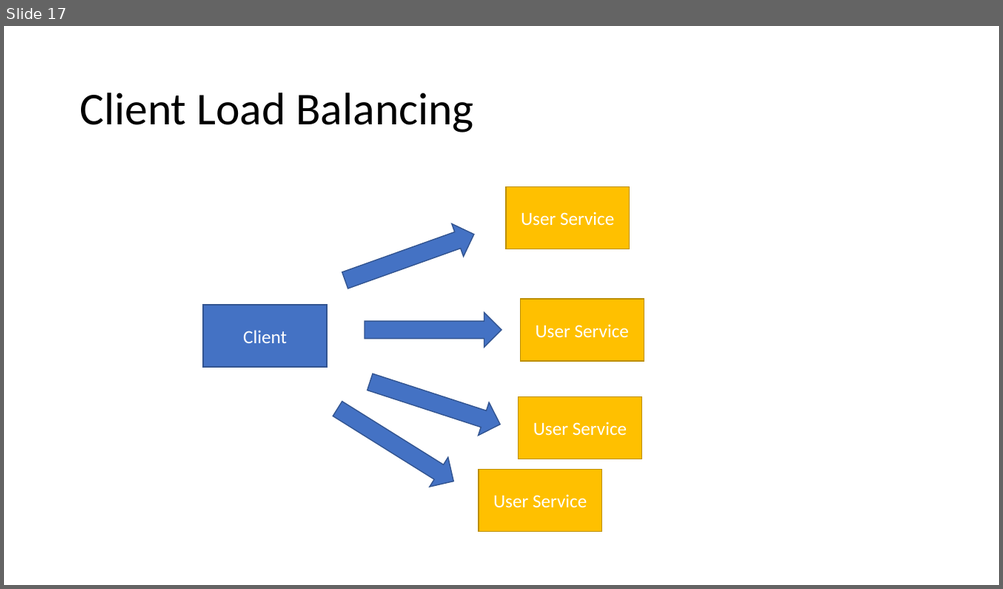
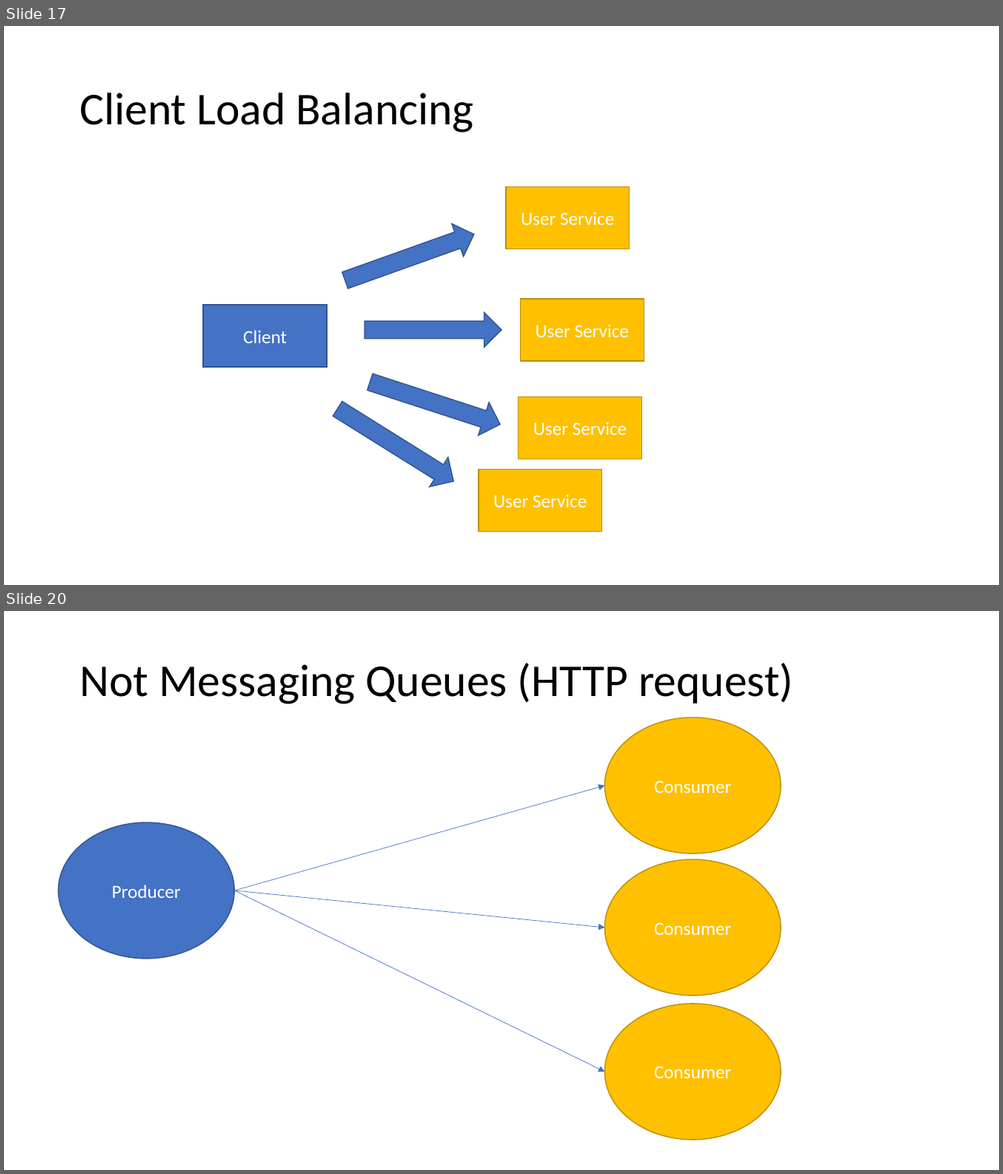
Before and after one commit to 2011JavaReact/Training, a slide deck: Week7/w7.pptx. Shown one above the other, each under a label of ours: slide 17 before the commit, slides 17 and 20 after it; the slides between them are not shown. The pictures are 1003x589 and 1003x1174 pixels, drawn with LibreOffice and Linux fonts; fonts in the diff are those of the drawing. Boxes give left, top, right and bottom in pixels: in the first picture for what was removed or moved away, otherwise in the second. Text is boxed around its words. In the diff, an @@ line names an element or a change of style, - is before the commit and + after.

```diff
--- a/Week7/w7.pptx
+++ b/Week7/w7.pptx
@@ slide 20 added at <box>4,611,999,1170</box>, background #FFFFFF @@
@@ title added at <box>79,663,793,704</box>, 44 pt, text #000000 @@
+Not Messaging Queues (HTTP request)
@@ ellipse added at <box>605,718,781,854</box>, fill #FFC000, outline #BD8E00 1 pt, 18 pt, text #FFFFFF @@
+Consumer
@@ arrow added from (235, 891) to (605, 786), #4472C4 0.5 pt @@
@@ ellipse added at <box>59,823,235,960</box>, fill #4472C4, outline #325491 1 pt, 18 pt, text #FFFFFF @@
+Producer
@@ ellipse added at <box>605,860,781,996</box>, fill #FFC000, outline #BD8E00 1 pt, 18 pt, text #FFFFFF @@
+Consumer
@@ arrow added from (235, 891) to (605, 928), #4472C4 0.5 pt @@
@@ arrow added from (235, 891) to (605, 1072), #4472C4 0.5 pt @@
@@ ellipse added at <box>605,1004,781,1141</box>, fill #FFC000, outline #BD8E00 1 pt, 18 pt, text #FFFFFF @@
+Consumer
```
Also in this commit, not shown: 2 slides changed, 4 other slides added.
